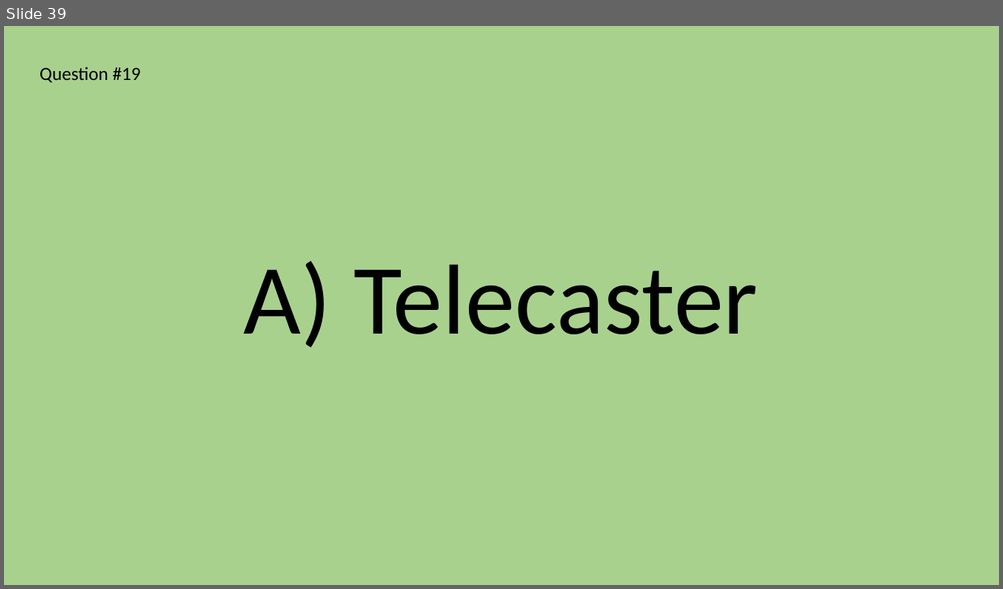
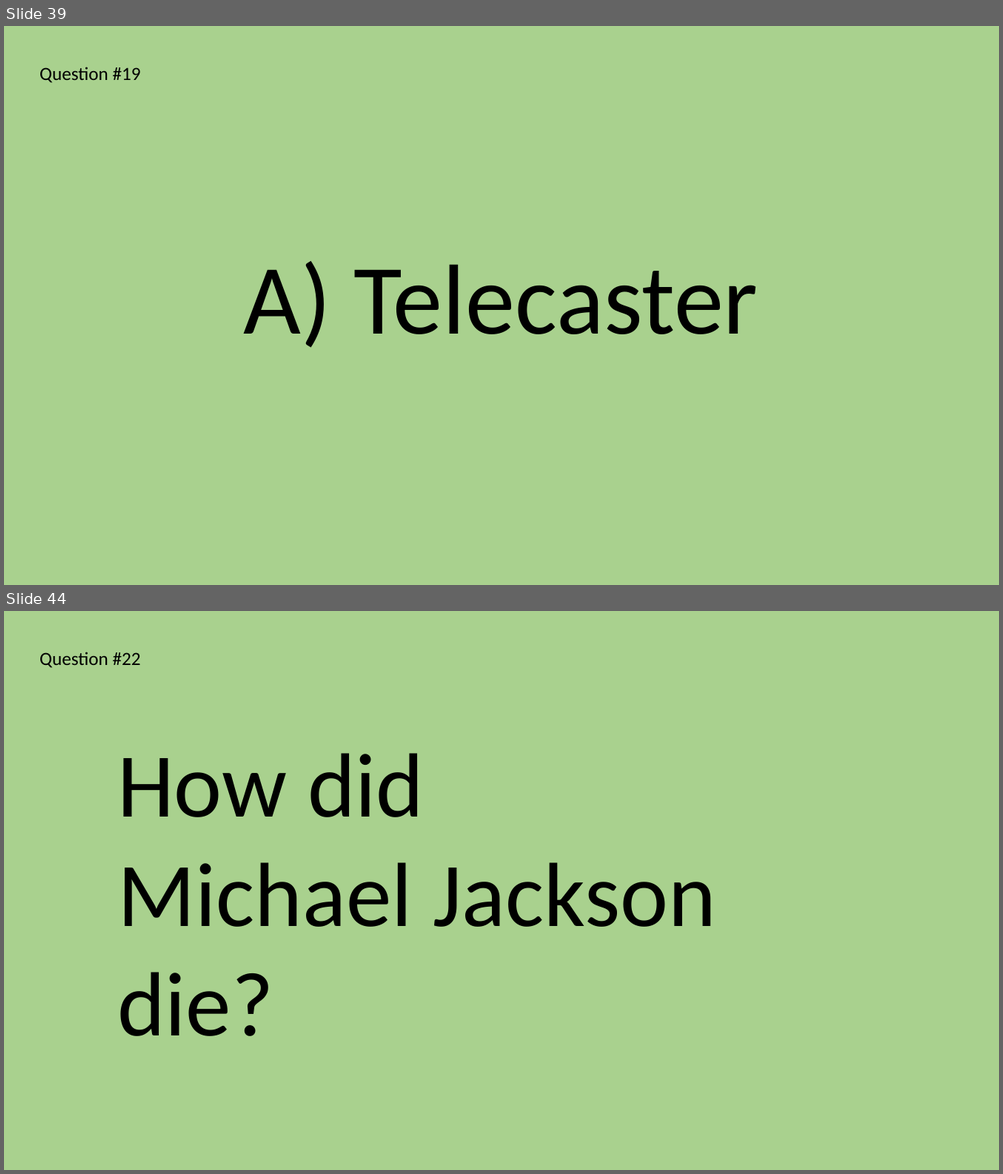
Before and after one commit to abartoha/quiz, a slide deck: MegaQuiz/MegaQuizFinal.pptx. Shown one above the other, each under a label of ours: slide 39 before the commit, slides 39 and 44 after it; the slides between them are not shown. The pictures are 1003x589 and 1003x1174 pixels, drawn with LibreOffice and Linux fonts; fonts in the diff are those of the drawing. Boxes give left, top, right and bottom in pixels: in the first picture for what was removed or moved away, otherwise in the second. Text is boxed around its words. In the diff, an @@ line names an element or a change of style, - is before the commit and + after.

```diff
--- a/MegaQuiz/MegaQuizFinal.pptx
+++ b/MegaQuiz/MegaQuizFinal.pptx
@@ slide 44 added at (x1=4, y1=611, x2=999, y2=1170), background #A9D18E @@
@@ text added at (x1=40, y1=652, x2=141, y2=668), 18 pt, text #000000 @@
+Question #22
@@ text added at (x1=117, y1=753, x2=716, y2=1037), 88 pt, text #000000 @@
+How did
+Michael Jackson
+die?
```
Also in this commit, not shown: 6 slides changed, 3 other slides added, 2 slides removed.
